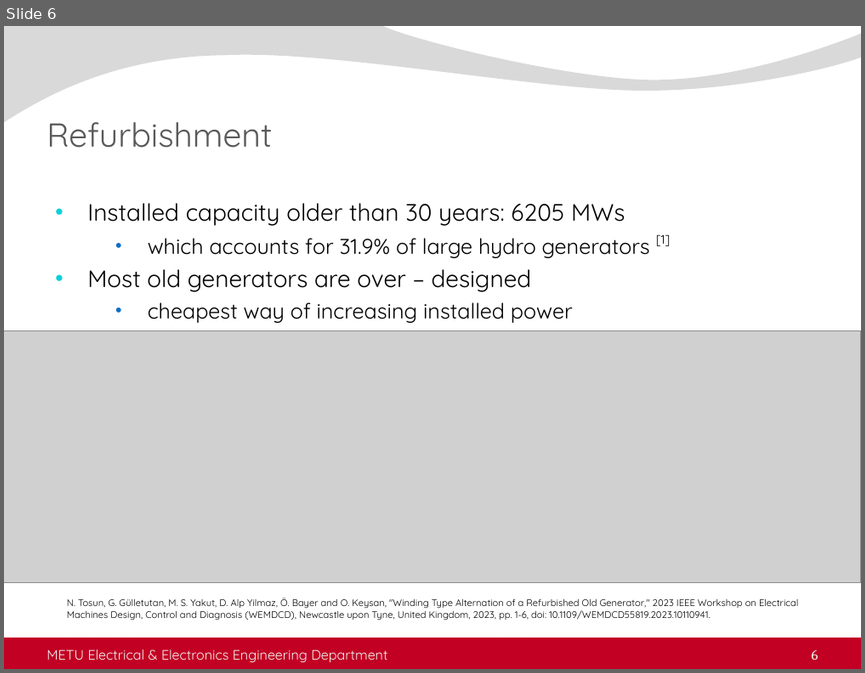
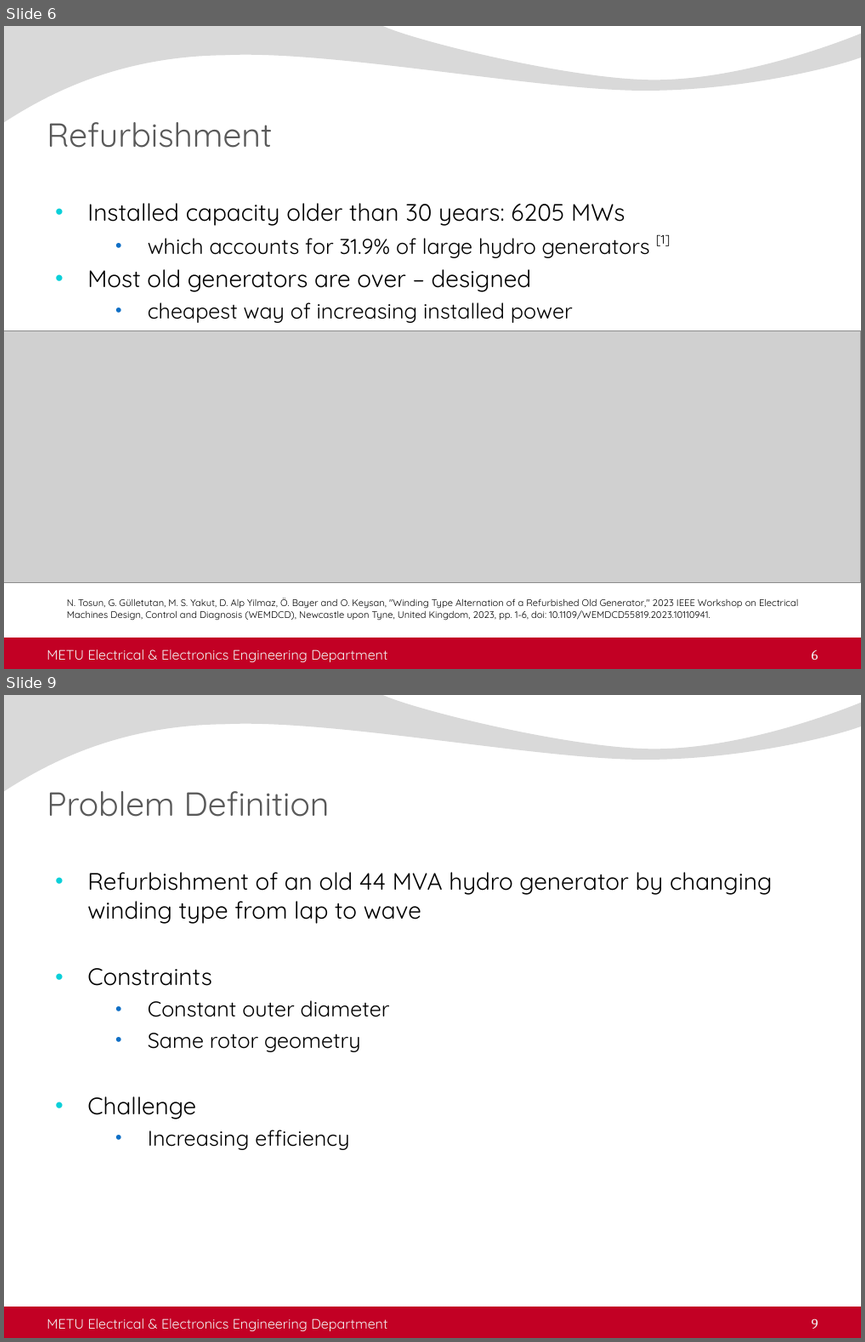
Before and after one commit to sametyakut/Studies, a slide deck: Presentations/5-Seminar_Presentation_2023_11_23.pptx. Shown one above the other, each under a label of ours: slide 6 before the commit, slides 6 and 9 after it; the slides between them are not shown. The pictures are 865x673 and 865x1342 pixels, drawn with LibreOffice and Linux fonts; fonts in the diff are those of the drawing; grey boxes stand for pictures; background and template pictures are left out. Boxes give left, top, right and bottom in pixels: in the first picture for what was removed or moved away, otherwise in the second. Text is boxed around its words. In the diff, an @@ line names an element or a change of style, - is before the commit and + after.

```diff
--- a/Presentations/5-Seminar_Presentation_2023_11_23.pptx
+++ b/Presentations/5-Seminar_Presentation_2023_11_23.pptx
@@ slide 9 added at <box>4,695,861,1338</box>, background picture (left out); not listed: 2 template elements that a slide beside it also shows @@
@@ title added at <box>46,791,330,817</box>, 28 pt, text #595959 @@
+Problem Definition
@@ text added at <box>87,872,772,1150</box>, 20 pt, text #000000 @@
+• Refurbishment of an old 44 MVA hydro generator by changing winding type from lap to wave
+• Constraints
+  • Constant outer diameter
+  • Same rotor geometry
+• Challenge
+  • Increasing efficiency
@@ text added at <box>46,1318,387,1332</box>, 11.5 pt, text #F2F2F2 @@
+METU Electrical & Electronics Engineering Department
@@ page number added at <box>812,1318,818,1328</box>, 12 pt, text #F2F2F2 @@
+9
```
Also in this commit, not shown: 10 slides changed, 7 other slides added, 4 other files.
